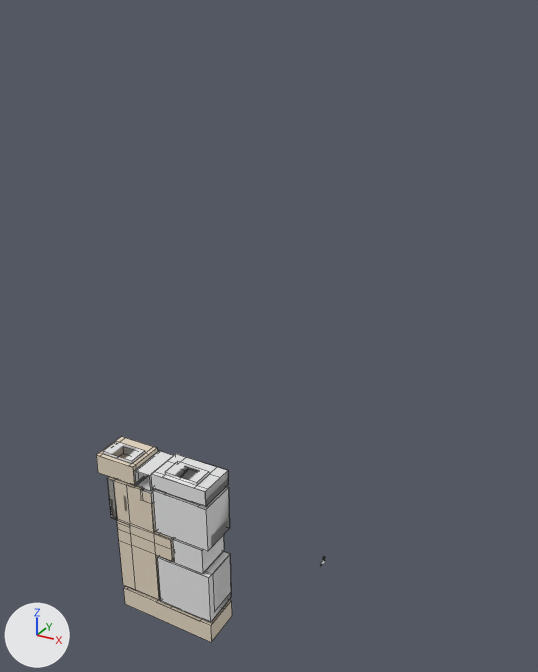
The FBX model Assets/Art/Models/03_LionDance/Apart.fbx, before and after one commit.
Rendered twice from a camera (50 mm lens) standing at (28.3, -68.1, 35.8) and looking at (-2.8, -11.5, 7.5). The lights are fixed; the arrows at lower left show +X, +Y and +Z. Mesh edges are drawn as thin lines on the coarser meshes. Where no turn or scale is listed for an object, it has been applied to the vertices.

Names of what the first picture shows: 'Balcony_Wall', 'Bathroom_Wall', 'Kitchen_Balcony_Wall', 'Main_Wall', 'MyRoom_Wall', 'SisRoom_Balcony_Wall', 'SisRoom_Wall'.
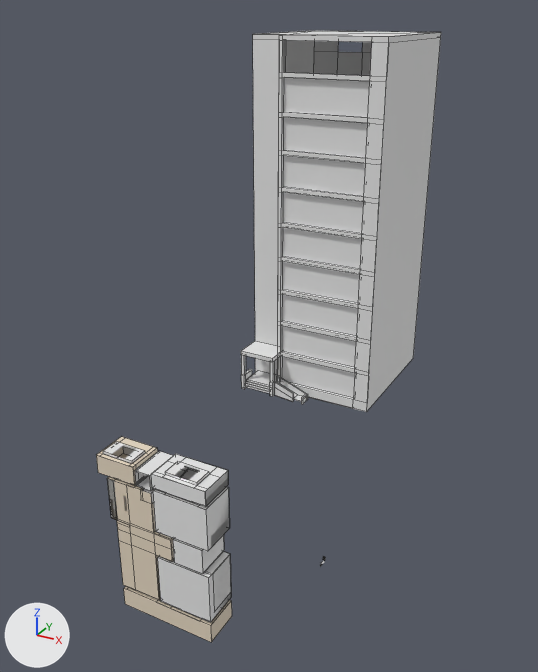
Boxes [x1, y1, x2, y2] around the edits, measured in the pictures (538 x 672 px):
'Apart_Outside', added
    after: [241, 30, 441, 412]

What the commit changed:
Mesh me_cube_021 is new.
It has 269 vertices, 200 faces and spans x -6.3..6.9, y -1.8..13.8, z -12.3..21.7.
Object 'Apart_Outside' (ob_apart_outside) is new; it shows me_cube_021.
Its location is (-1.0, -7.5, 12.1).
